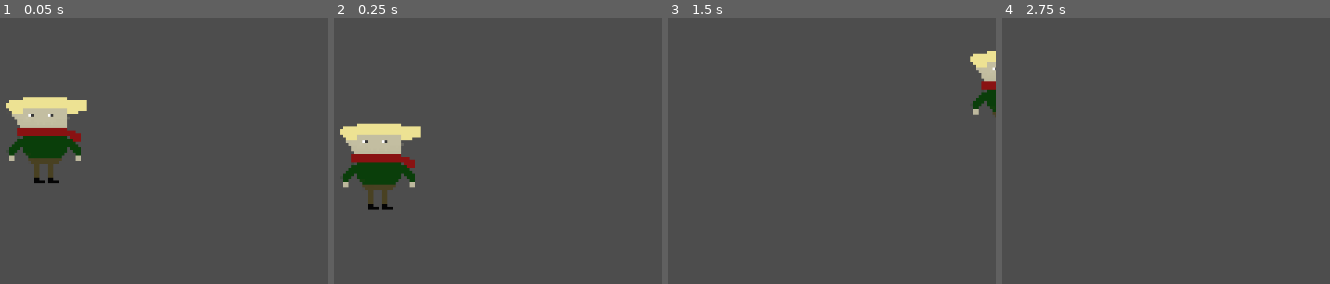
Above: before the commit, frames 1-4 (left to right).
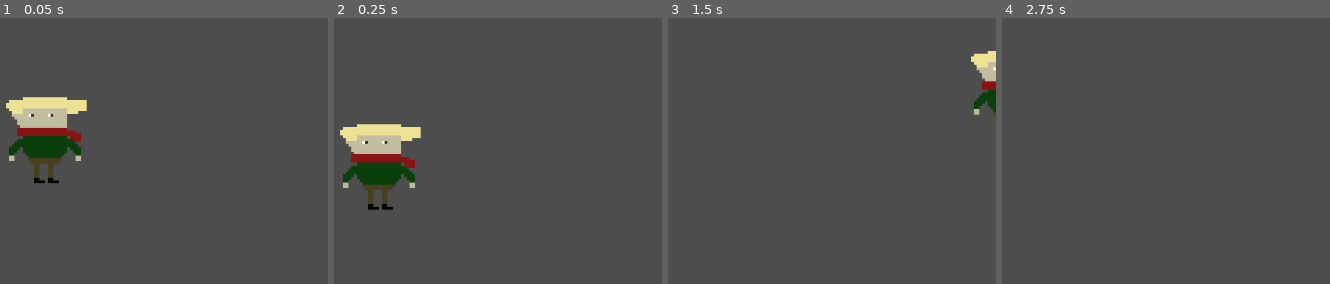
Above: after the commit, the same moments.

Repository: Goose40401/Jump-Or-Get-Jumped
Game: Godot game, scene res://scenes/game.tscn
The game is run twice, just before and just after one commit, with the same random seed, the same clock (stepped at 60 frames per second) and the same inputs.
Inputs:
- Up to frame 1 (0.05 s): no input
- Up to frame 2 (0.25 s): no input
- Up to frame 3 (1.5 s): hold D (right) from 0.53 s (still down); tap Up (jump) at 0.6, 0.77, 1.07, 1.35 s
- Up to frame 4 (2.75 s): tap Up (jump) at 1.52, 1.82, 2.1 s; tap Enter at 2 s; release D (right) at 2.03 s; hold A (left) from 2.03 s (still down)

The runs differ from the first frame. In frame 2, 0.3% of the frame differs, in the area x 1-27%, y 39-64%; in frame 3, 0.1%; in frame 4, nothing differs.

Commit message:
animations

Diff:
--- a/prefabs/player.tscn
+++ b/prefabs/player.tscn
@@ -1,18 +1,155 @@
 [gd_scene format=3 uid="uid://cio23x8aq2yi8"]
 
 [ext_resource type="Script" uid="uid://df4oedmg36ifd" path="res://scripts/player.gd" id="1_4dohe"]
-[ext_resource type="Texture2D" uid="uid://cejax47ch2n7o" path="res://sprites/player.png" id="2_4dohe"]
+[ext_resource type="Texture2D" uid="uid://blh2luudtiujj" path="res://sprites/head.png" id="2_rgeog"]
+[ext_resource type="Texture2D" uid="uid://ckk87xdivlxra" path="res://sprites/scarf.png" id="3_opo22"]
+[ext_resource type="Texture2D" uid="uid://beqssng4gtqqi" path="res://sprites/torso.png" id="4_8rb0w"]
+[ext_resource type="Texture2D" uid="uid://dmpjedlq6p47c" path="res://sprites/left_arm.png" id="5_sd3sa"]
+[ext_resource type="Texture2D" uid="uid://did6np1p1h3dn" path="res://sprites/right_arm.png" id="6_m2qjg"]
+[ext_resource type="Texture2D" uid="uid://bnknswjy01ei8" path="res://sprites/lower_body.png" id="7_llb5v"]
+[ext_resource type="Texture2D" uid="uid://ci04s7guuklpj" path="res://sprites/left_leg.png" id="8_x0bak"]
+[ext_resource type="Texture2D" uid="uid://buguh1a67voy2" path="res://sprites/right_leg.png" id="9_lulei"]
 
 [sub_resource type="RectangleShape2D" id="RectangleShape2D_1txc5"]
-size = Vector2(130, 128)
+size = Vector2(60, 116)
+
+[sub_resource type="Animation" id="Animation_opo22"]
+length = 0.001
+tracks/0/type = "value"
+tracks/0/imported = false
+tracks/0/enabled = true
+tracks/0/path = NodePath("right-arm_sprite:position")
+tracks/0/interp = 1
+tracks/0/loop_wrap = true
+tracks/0/keys = {
+"times": PackedFloat32Array(0),
+"transitions": PackedFloat32Array(1),
+"update": 0,
+"values": [Vector2(0, 0)]
+}
+tracks/1/type = "value"
+tracks/1/imported = false
+tracks/1/enabled = true
+tracks/1/path = NodePath("left-arm_sprite:position")
+tracks/1/interp = 1
+tracks/1/loop_wrap = true
+tracks/1/keys = {
+"times": PackedFloat32Array(0),
+"transitions": PackedFloat32Array(1),
+"update": 0,
+"values": [Vector2(0, 0)]
+}
+tracks/2/type = "value"
+tracks/2/imported = false
+tracks/2/enabled = true
+tracks/2/path = NodePath("head_sprite:position")
+tracks/2/interp = 1
+tracks/2/loop_wrap = true
+tracks/2/keys = {
+"times": PackedFloat32Array(0),
+"transitions": PackedFloat32Array(1),
+"update": 0,
+"values": [Vector2(0, 0)]
+}
+
+[sub_resource type="Animation" id="Animation_rgeog"]
+resource_name = "idle"
+length = 1.5
+loop_mode = 1
+tracks/0/type = "value"
+tracks/0/imported = false
+tracks/0/enabled = true
+tracks/0/path = NodePath("right-arm_sprite:position")
+tracks/0/interp = 1
+tracks/0/loop_wrap = true
+tracks/0/keys = {
+"times": PackedFloat32Array(0, 0.5, 1.5),
+"transitions": PackedFloat32Array(1, 2, 1),
+"update": 0,
+"values": [Vector2(0, 0), Vector2(0, 2), Vector2(0, 0)]
+}
+tracks/1/type = "value"
+tracks/1/imported = false
+tracks/1/enabled = true
+tracks/1/path = NodePath("left-arm_sprite:position")
+tracks/1/interp = 1
+tracks/1/loop_wrap = true
+tracks/1/keys = {
+"times": PackedFloat32Array(0, 0.5, 1.5),
+"transitions": PackedFloat32Array(1, 2, 1),
+"update": 0,
+"values": [Vector2(0, 0), Vector2(0, 2), Vector2(0, 0)]
+}
+tracks/2/type = "value"
+tracks/2/imported = false
+tracks/2/enabled = true
+tracks/2/path = NodePath("head_sprite:position")
+tracks/2/interp = 1
+tracks/2/loop_wrap = true
+tracks/2/keys = {
+"times": PackedFloat32Array(0, 0.75, 1.5),
+"transitions": PackedFloat32Array(1, 1, 1),
+"update": 0,
+"values": [Vector2(0, 0), Vector2(0, 3), Vector2(0, 0)]
+}
+
+[sub_resource type="Animation" id="Animation_8rb0w"]
+resource_name = "jump"
+
+[sub_resource type="AnimationLibrary" id="AnimationLibrary_opo22"]
+_data = {
+&"RESET": SubResource("Animation_opo22"),
+&"idle": SubResource("Animation_rgeog"),
+&"jump": SubResource("Animation_8rb0w")
+}
 
 [node name="Player" type="CharacterBody2D" unique_id=187052313]
 script = ExtResource("1_4dohe")
 
-[node name="Sprite2D" type="Sprite2D" parent="." unique_id=939505265]
+[node name="head_sprite" type="Sprite2D" parent="." unique_id=1409245043]
 texture_filter = 1
-scale = Vector2(4.015, 4.015)
-texture = ExtResource("2_4dohe")
+scale = Vector2(4, 4)
+texture = ExtResource("2_rgeog")
+
+[node name="scarf_sprite" type="Sprite2D" parent="." unique_id=614236901]
+texture_filter = 1
+scale = Vector2(4, 4)
+texture = ExtResource("3_opo22")
+
+[node name="torso_sprite" type="Sprite2D" parent="." unique_id=601523219]
+texture_filter = 1
+scale = Vector2(4, 4)
+texture = ExtResource("4_8rb0w")
+
+[node name="left-arm_sprite" type="Sprite2D" parent="." unique_id=1767659530]
+texture_filter = 1
+scale = Vector2(4, 4)
+texture = ExtResource("5_sd3sa")
+
+[node name="right-arm_sprite" type="Sprite2D" parent="." unique_id=132401959]
+texture_filter = 1
+scale = Vector2(4, 4)
+texture = ExtResource("6_m2qjg")
+
+[node name="lower-body_sprite" type="Sprite2D" parent="." unique_id=1294300866]
+texture_filter = 1
+scale = Vector2(4, 4)
+texture = ExtResource("7_llb5v")
+
+[node name="left-leg_sprite" type="Sprite2D" parent="." unique_id=1153197798]
+texture_filter = 1
+scale = Vector2(4, 4)
+texture = ExtResource("8_x0bak")
+
+[node name="right-leg_sprite" type="Sprite2D" parent="." unique_id=22409344]
+texture_filter = 1
+scale = Vector2(4, 4)
+texture = ExtResource("9_lulei")
 
 [node name="CollisionShape2D" type="CollisionShape2D" parent="." unique_id=1881477861]
+position = Vector2(-5, 6)
 shape = SubResource("RectangleShape2D_1txc5")
+
+[node name="AnimationPlayer" type="AnimationPlayer" parent="." unique_id=1740142658]
+libraries/ = SubResource("AnimationLibrary_opo22")
+autoplay = &"idle"
Binary file changed: sprites/head.png
Binary file removed: sprites/left.png
Binary file added: sprites/left_arm.png
Not shown, changed: sprites/left_arm.png.import
Binary file changed: sprites/left_leg.png
Binary file changed: sprites/lower_body.png
Binary file removed: sprites/right.png
Binary file added: sprites/right_arm.png
Not shown, changed: sprites/right_arm.png.import
Binary file changed: sprites/right_leg.png
Binary file changed: sprites/torso.png
Not shown, changed: external-files/player.xcf
